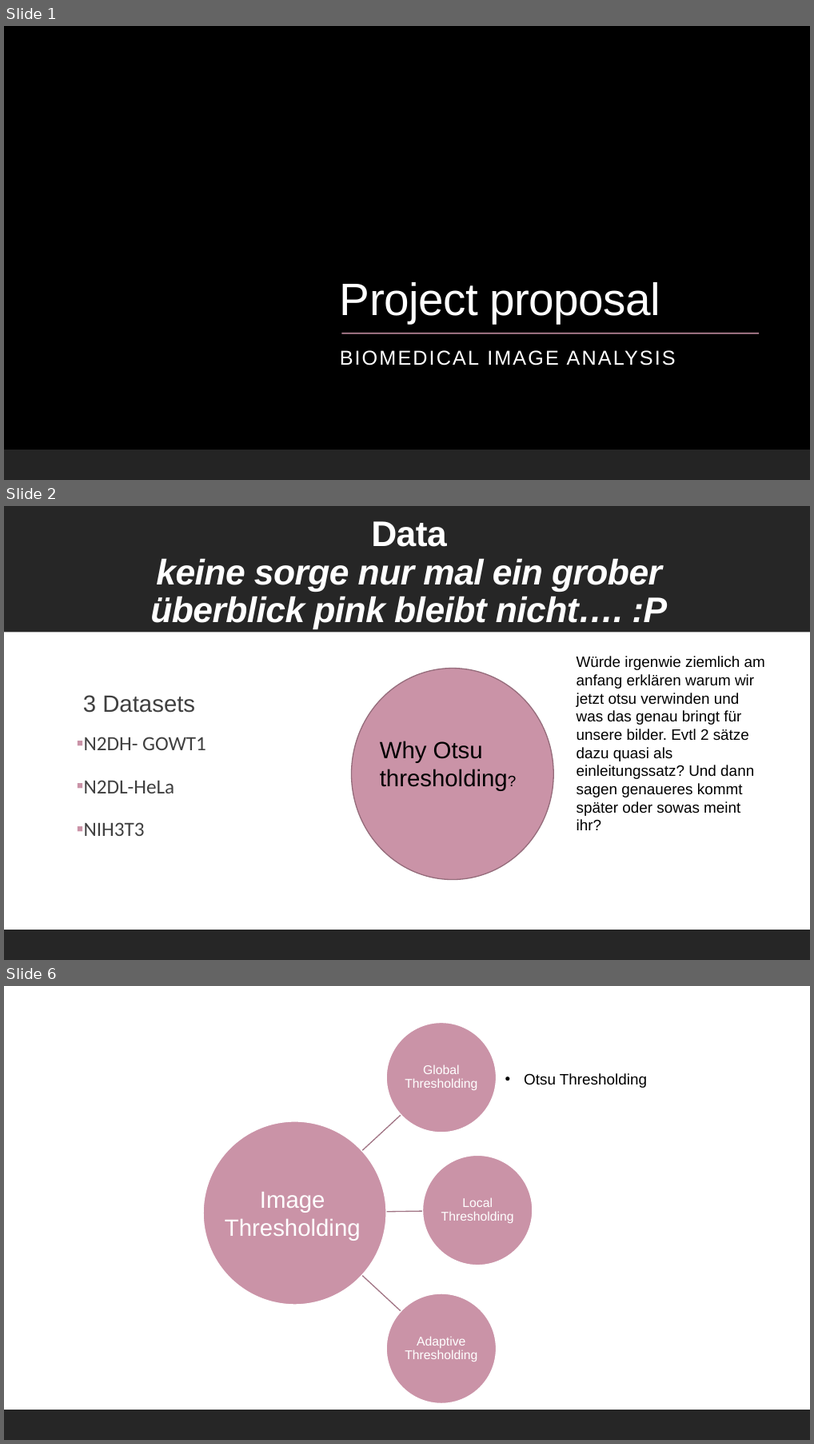
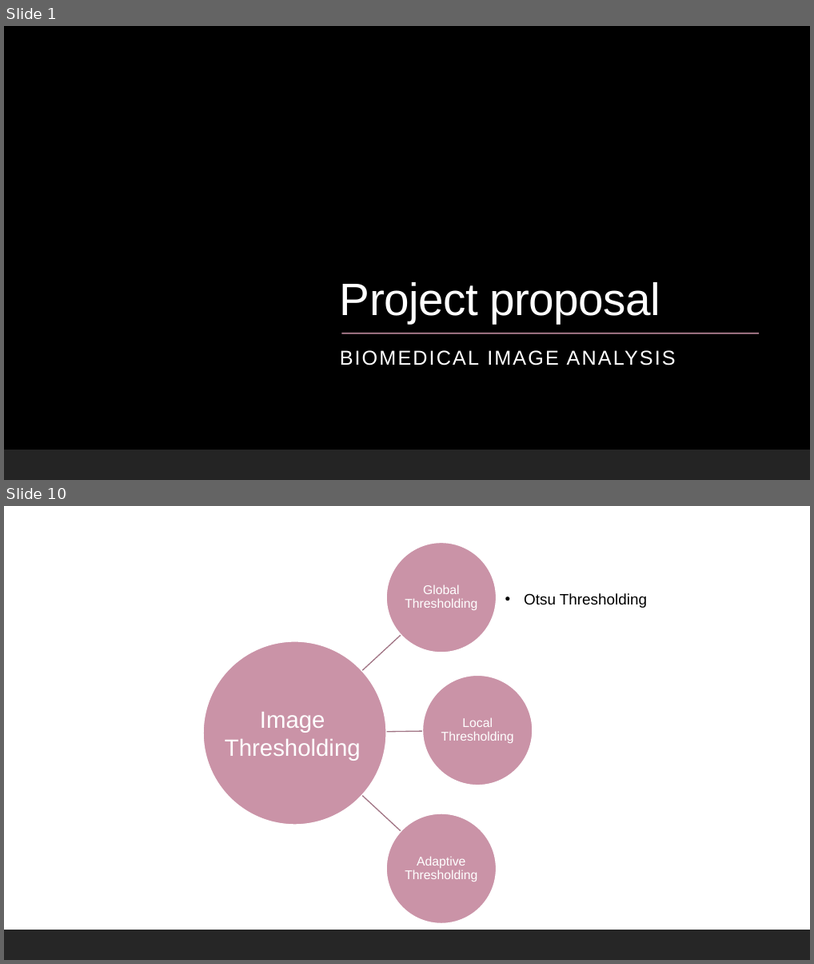
Before and after one commit to datascience-mobi-2022/2022-topic-01-team-04, a slide deck: presentation/layout(2).pptx. Shown one above the other, each under a label of ours: slides 1, 2 and 6 before the commit, slides 1 and 10 after it; the slides between them are not shown. The pictures are 814x1444 and 814x964 pixels, drawn with LibreOffice and Linux fonts; fonts in the diff are those of the drawing; background and template pictures are left out. Boxes give left, top, right and bottom in pixels: in the first picture for what was removed or moved away, otherwise in the second. Text is boxed around its words. In the diff, an @@ line names an element or a change of style, - is before the commit and + after.

```diff
--- a/presentation/layout(2).pptx
+++ b/presentation/layout(2).pptx
@@ slide 2 removed at (4,506,810,960), background #FFFFFF @@
@@ rectangle removed at (4,506,810,960) @@
@@ rectangle removed at (4,506,810,632) @@
@@ title removed at (150,521,667,630) @@
-Data
-keine sorge nur mal ein grober überblick pink bleibt nicht…. :P
@@ ellipse removed at (352,668,554,880) @@
@@ text removed at (577,656,766,830) @@
-Würde irgenwie ziemlich am anfang erklären warum wir jetzt otsu verwinden und was das genau bringt für unsere bilder. Evtl 2 sätze dazu quasi als einleitungssatz? Und dann sagen genaueres kommt später oder sowas meint ihr?
@@ text removed at (83,695,206,836) @@
-  3 Datasets
-▪ N2DH- GOWT1
-▪ N2DL-HeLa
-▪ NIH3T3
@@ text removed at (380,740,508,791) @@
-Why Otsu thresholding?
@@ rectangle removed at (4,929,810,960) @@
@@ what was slide 6 is now slide 10 @@
```
Also in this commit, not shown: 3 slides changed, 5 slides added.
